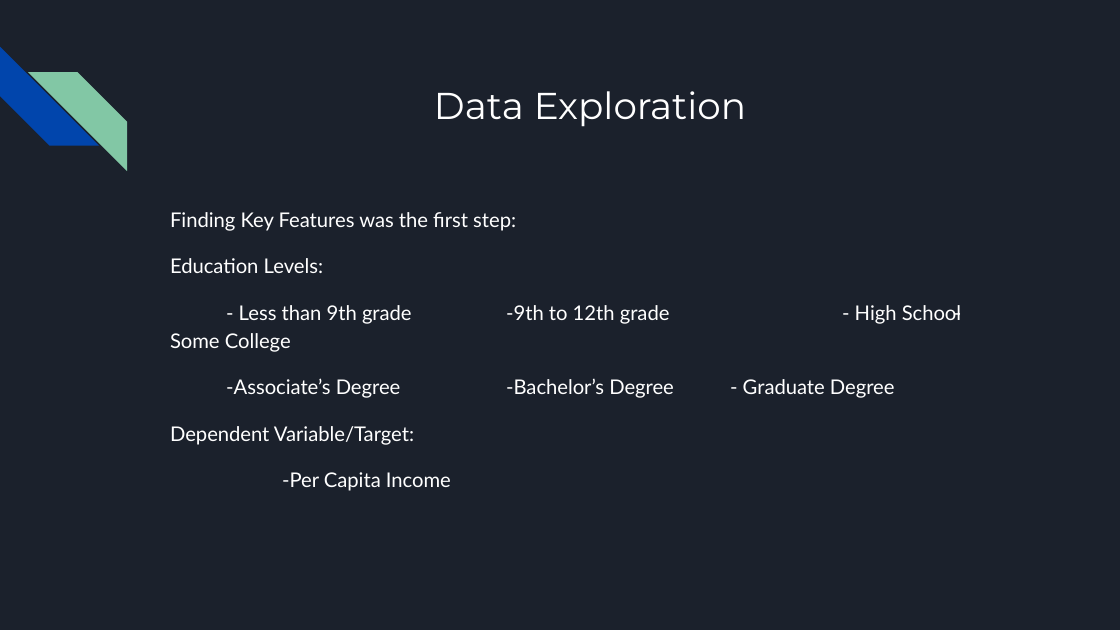
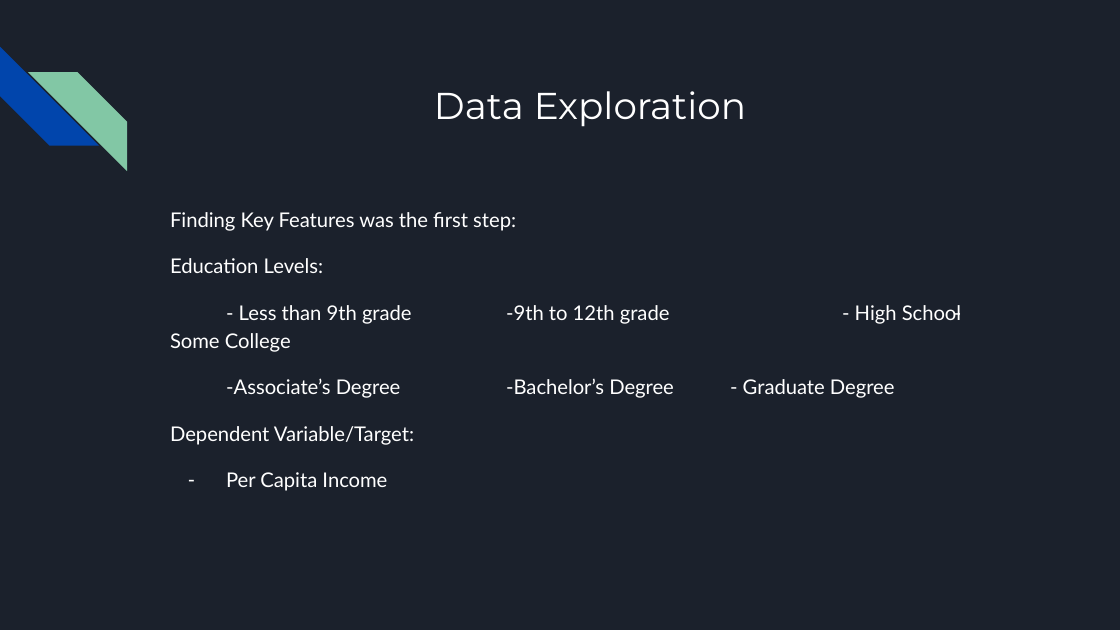
Before and after one commit to VickyCarlson/PCI_Growth, a slide deck: slide 5 of Effect of Educational Attainment on per Capita Growth by State.pptx. Drawn at 1120x630 pixels with LibreOffice and Linux fonts; fonts in the diff are those of the drawing. Boxes give left, top, right and bottom in pixels: in the first picture for what was removed or moved away, otherwise in the second. Text is boxed around its words. In the diff, an @@ line names an element or a change of style, - is before the commit and + after.

```diff
--- a/Effect of Educational Attainment on per Capita Growth by State.pptx
+++ b/Effect of Educational Attainment on per Capita Growth by State.pptx
@@ text at (x1=226, y1=472, x2=387, y2=491): text changed @@
--Per Capita Income
+– Per Capita Income
```
Also in this commit, not shown: 3 other slides changed, 1 slide added, 1 slide removed.
